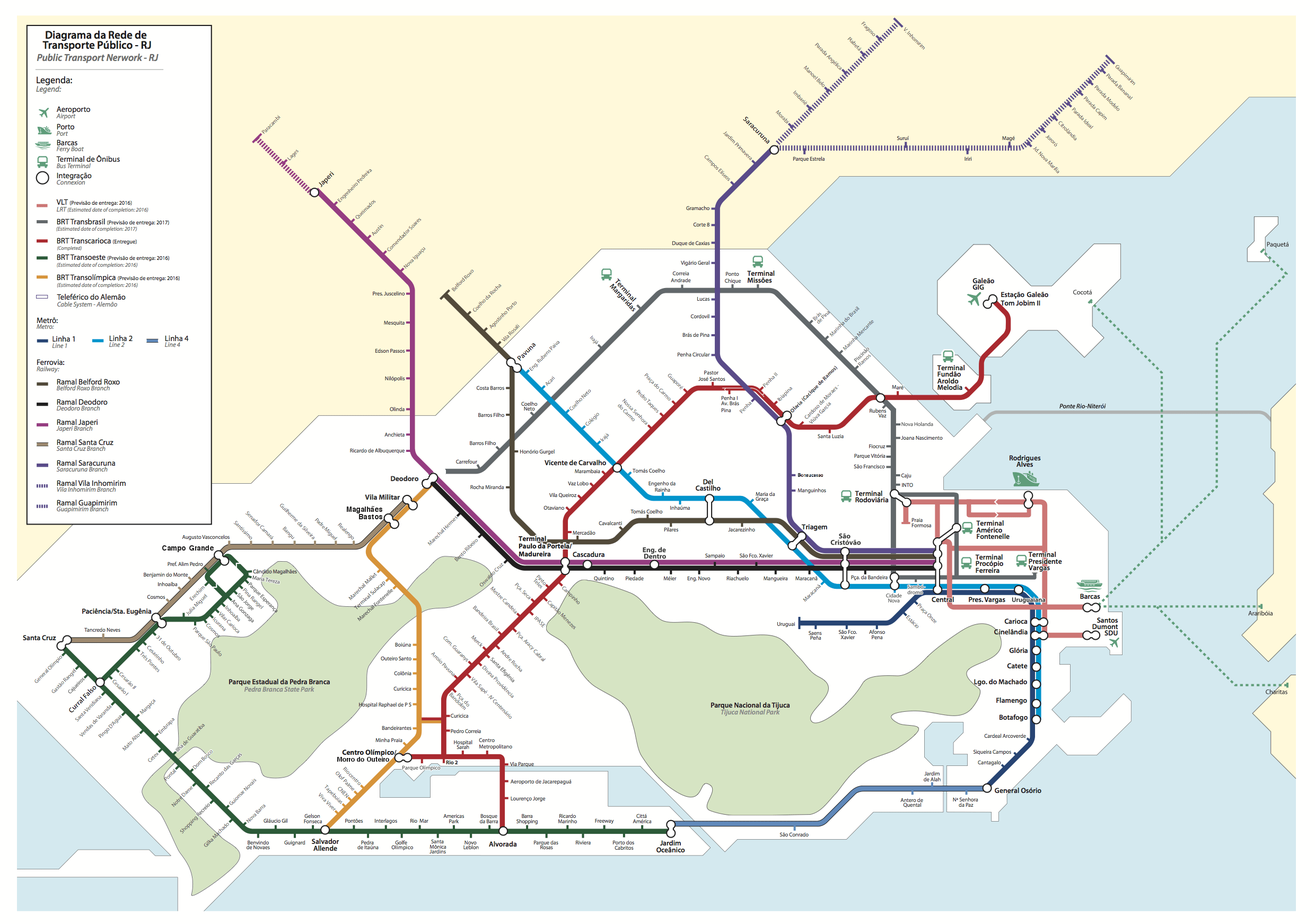
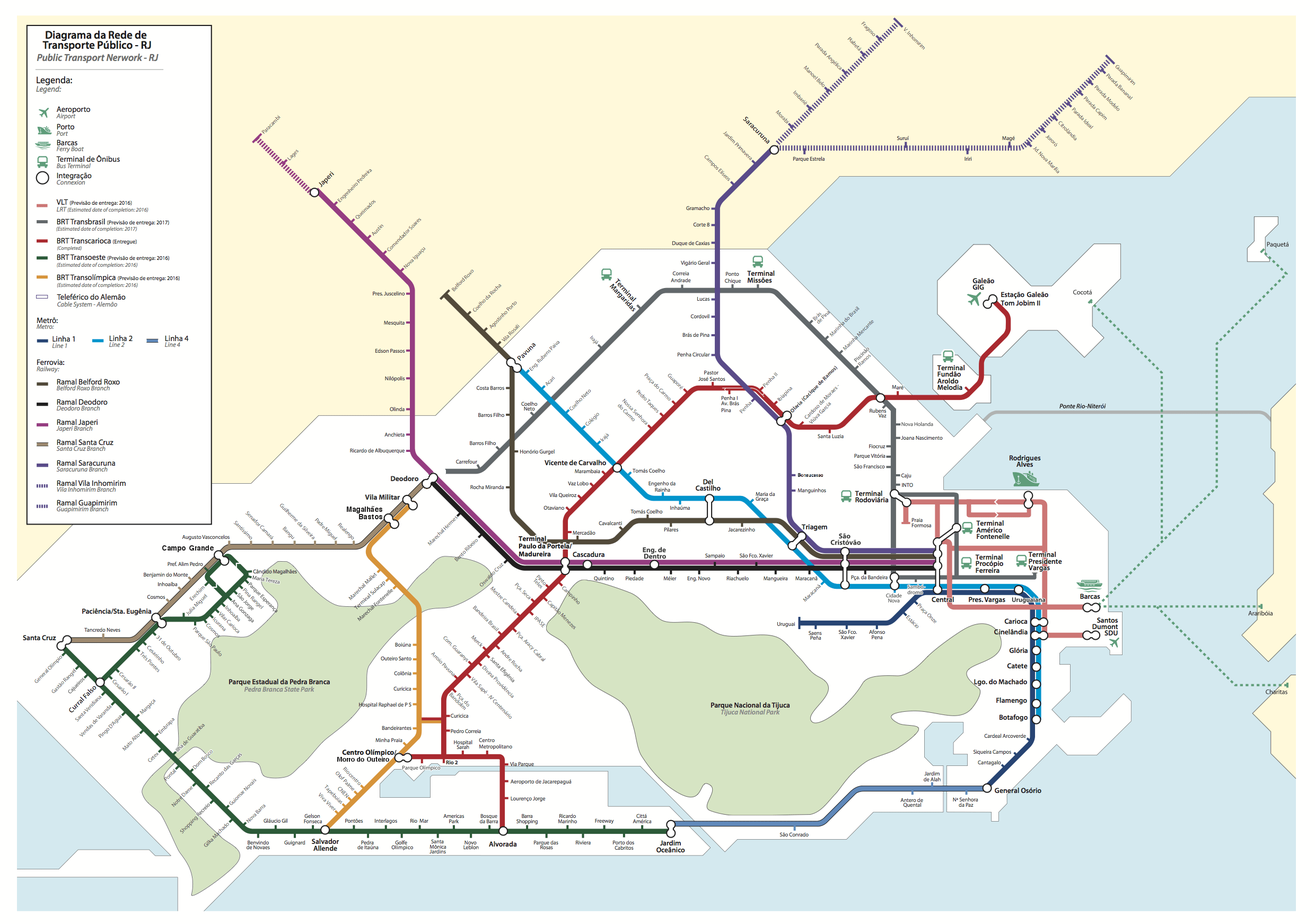
Layered file, before and after one edit (1315 x 924). Changes by layer:
painted on "Transolímpica-Deodoro" over <box>407,480,433,503</box>
